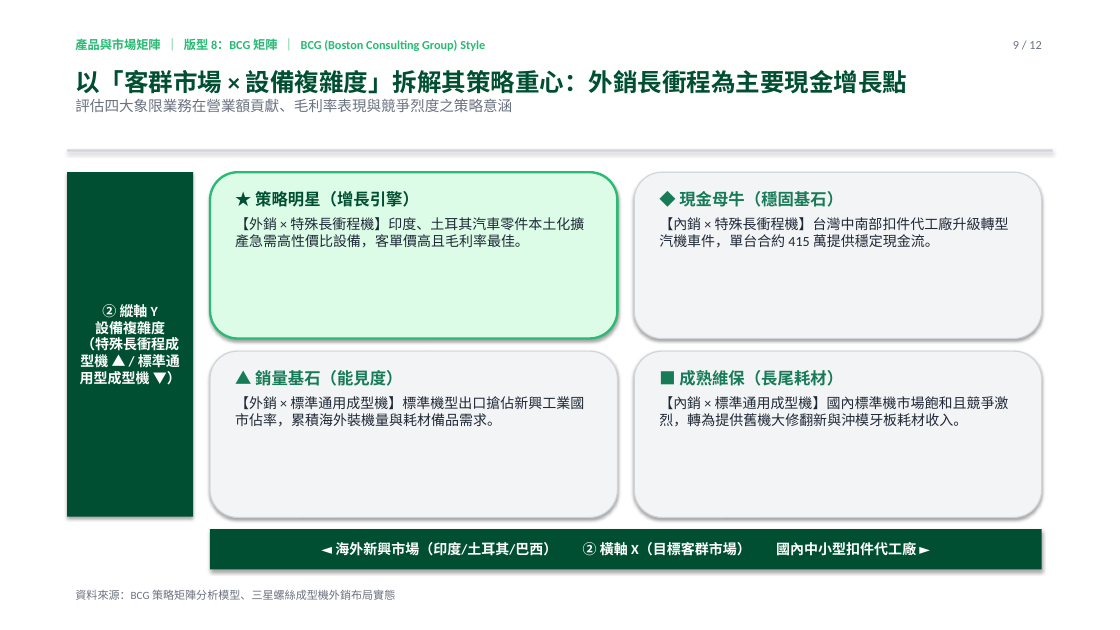
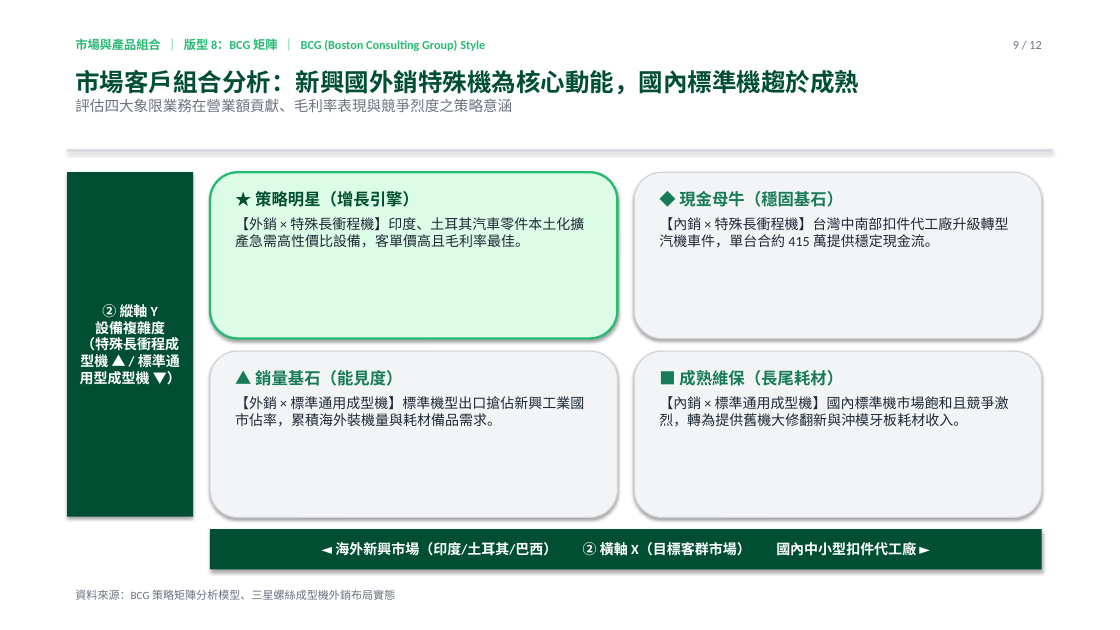
Before and after one commit to davidyeh51/bd-intel-portal, a slide deck: slide 9 of sansing_consulting_deck.pptx. Drawn at 1120x630 pixels with LibreOffice and Linux fonts; fonts in the diff are those of the drawing. Boxes give left, top, right and bottom in pixels: in the first picture for what was removed or moved away, otherwise in the second. Text is boxed around its words. In the diff, an @@ line names an element or a change of style, - is before the commit and + after.

```diff
--- a/sansing_consulting_deck.pptx
+++ b/sansing_consulting_deck.pptx
@@ text at (75,37,485,54): text changed @@
-產品與市場矩陣 ｜ 版型 8：BCG 矩陣 ｜ BCG (Boston Consulting Group) Style
+市場與產品組合 ｜ 版型 8：BCG 矩陣 ｜ BCG (Boston Consulting Group) Style
@@ text at (75,70,859,94): text changed @@
-以「客群市場 × 設備複雜度」拆解其策略重心：外銷長衝程為主要現金增長點
+市場客戶組合分析：新興國外銷特殊機為核心動能，國內標準機趨於成熟
```
Also in this commit, not shown: 10 other slides changed, 1 slide added, 1 slide removed, 3 other files.
